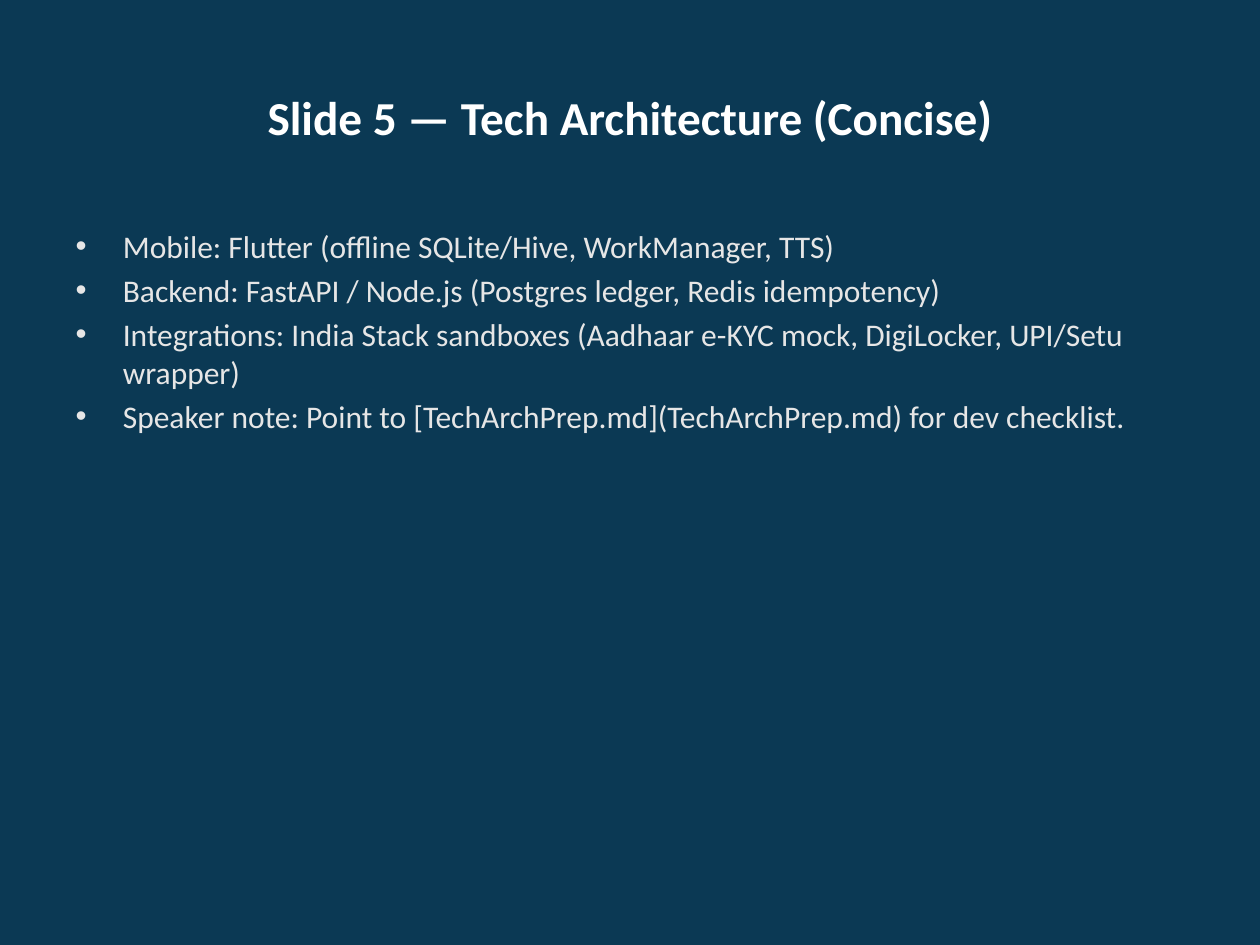
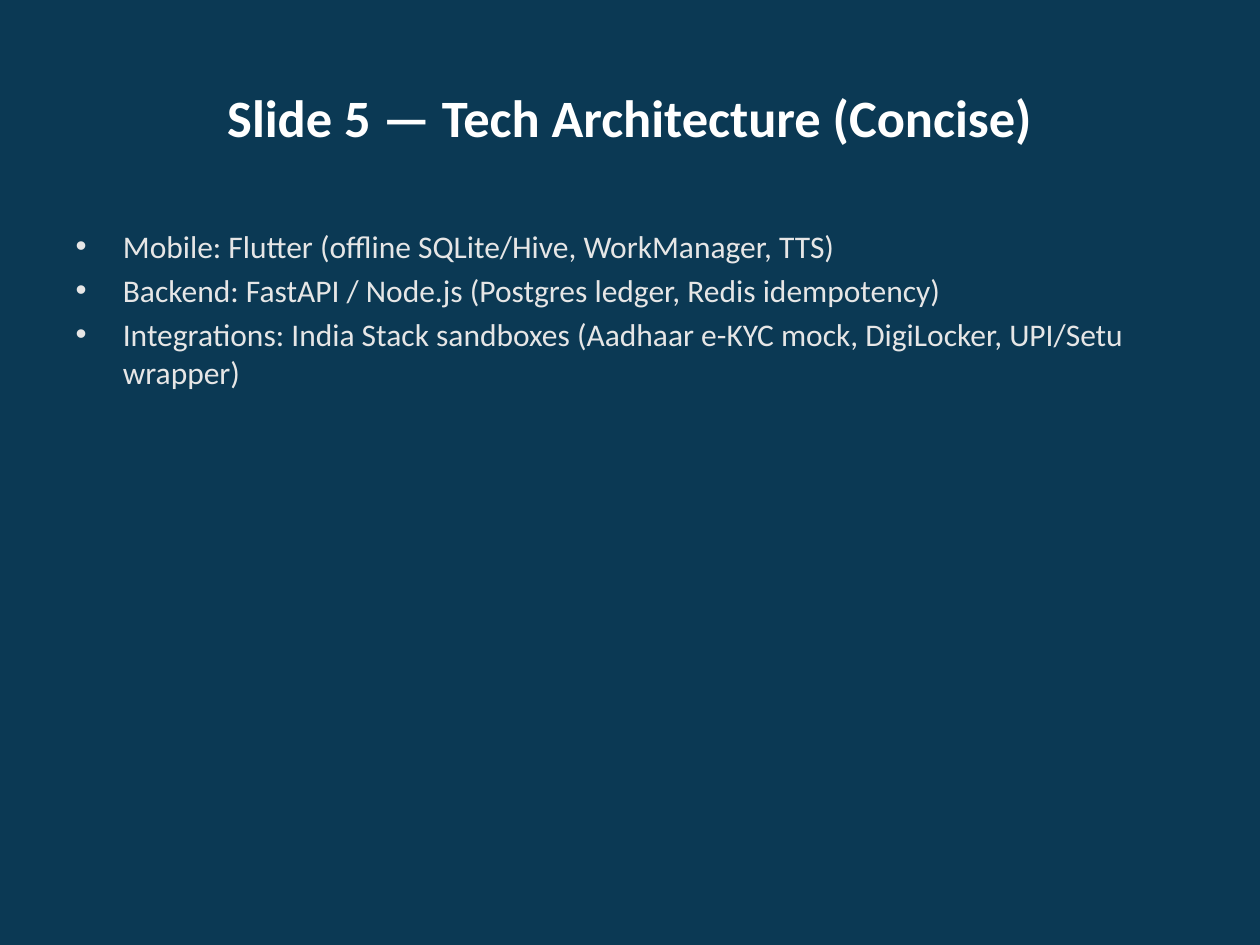
Before and after one commit to arumthi/ShramSamriddhi, a slide deck: slide 5 of docs/Concept-to-Prototype-Deck-styled.pptx. Drawn at 1260x945 pixels with LibreOffice and Linux fonts; fonts in the diff are those of the drawing. Boxes give left, top, right and bottom in pixels: in the first picture for what was removed or moved away, otherwise in the second. Text is boxed around its words. In the diff, an @@ line names an element or a change of style, - is before the commit and + after.

```diff
--- a/docs/Concept-to-Prototype-Deck-styled.pptx
+++ b/docs/Concept-to-Prototype-Deck-styled.pptx
@@ title "Slide 5 — Tech Architecture ..." at [227, 98, 1032, 145]: size 27 to 30 pt @@
@@ text at [123, 405, 1124, 433]: paragraph removed @@
-• Speaker note: Point to [TechArchPrep.md](TechArchPrep.md) for dev checklist.
```
Also in this commit, not shown: 11 other slides changed.
